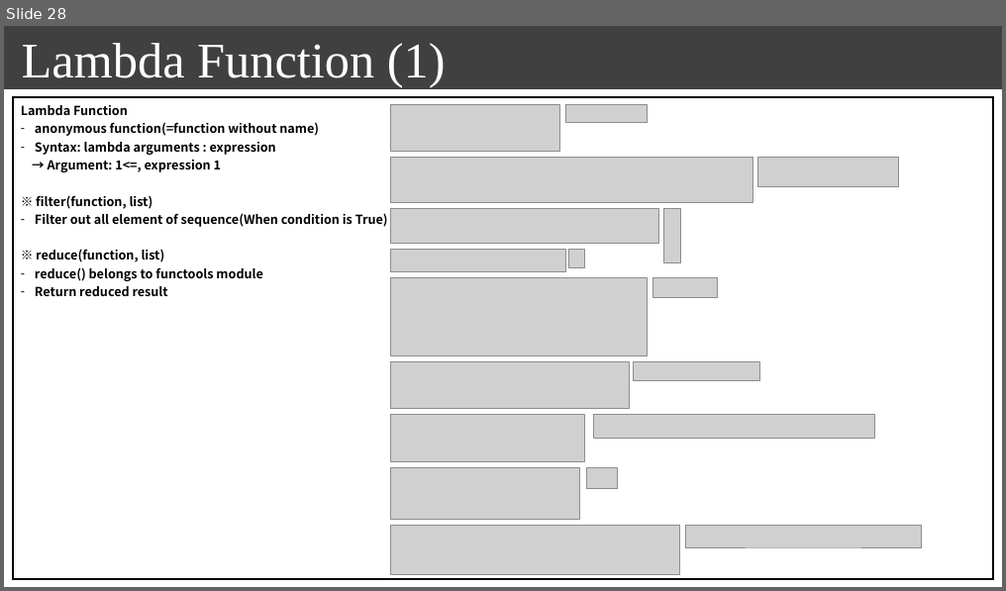
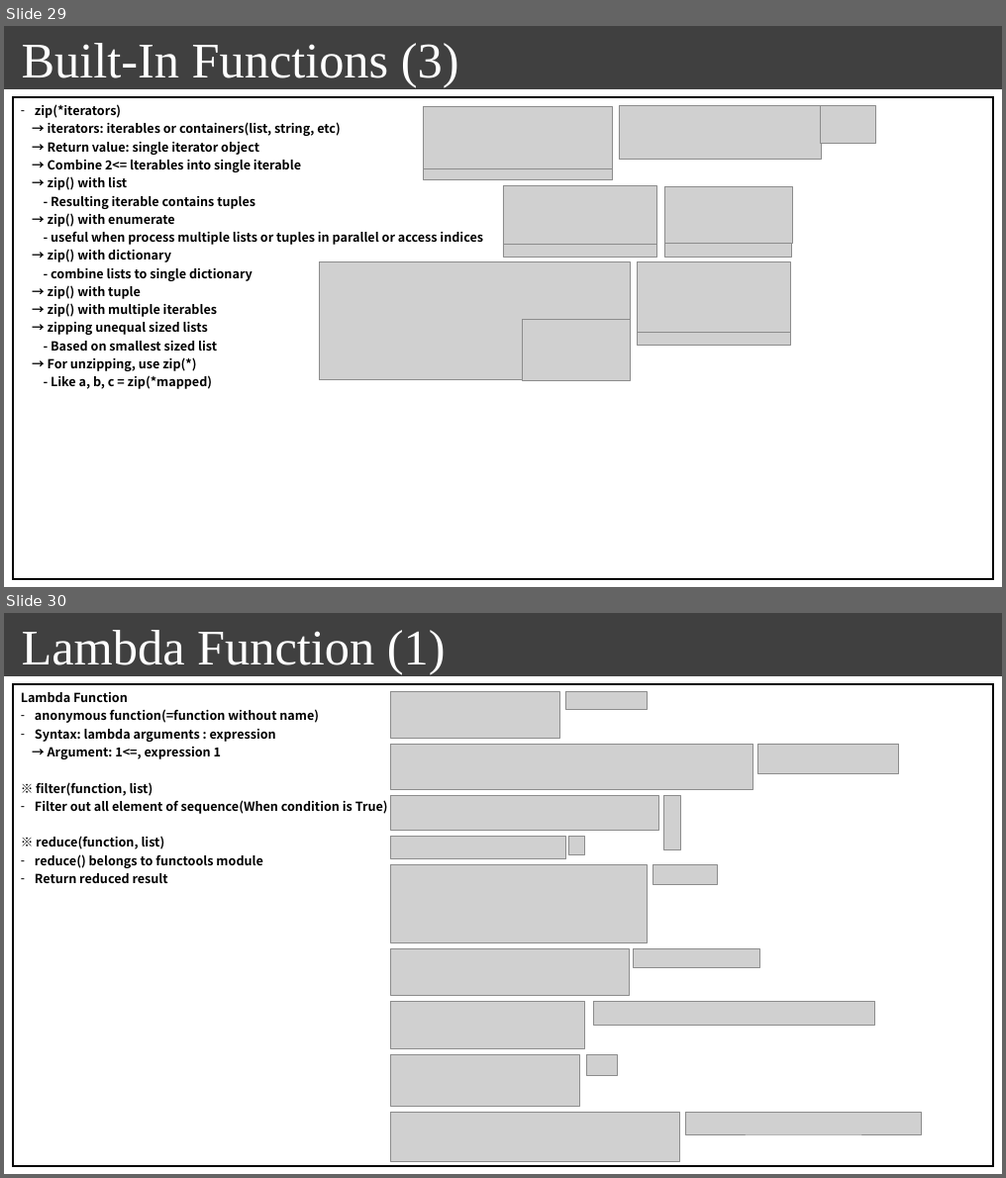
Before and after one commit to seonghokim/Study, a slide deck: Study Material/[ENG] everything in python.pptx. Shown one above the other, each under a label of ours: slide 28 before the commit, slides 29 and 30 after it. The pictures are 1006x591 and 1006x1178 pixels, drawn with LibreOffice and Linux fonts; fonts in the diff are those of the drawing; grey boxes stand for pictures; background and template pictures are left out. Boxes give left, top, right and bottom in pixels: in the first picture for what was removed or moved away, otherwise in the second. Text is boxed around its words. In the diff, an @@ line names an element or a change of style, - is before the commit and + after.

```diff
--- a/Study Material/[ENG] everything in python.pptx
+++ b/Study Material/[ENG] everything in python.pptx
@@ slide 29 added at [4,26,1002,587], background #FFFFFF; not listed: 1 template element that a slide beside it also shows @@
@@ text added at [22,43,459,87], 48 pt, text #FFFFFF @@
+Built-In Functions (3)
@@ table added at [13,98,994,579], 1 rows, 1 columns @@
+zip(*iterators) / → iterators: iterables or containers(list, string, etc) / → Return value: single iterator object / → Combine 2<= lterables into single iterable / → zip() with list / - Resulting iterable contains tuples / → zip() with enumerate / - useful when process multiple lists or tuples in parallel or access indices / → zip() with dictionary / - combine lists to single dictionary / → zip() with tuple / → zip() with multiple iterables / → zipping unequal sized lists / - Based on smallest sized list / → For unzipping, use zip(*) / - Like a, b, c = zip(*mapped)
@@ picture added at [424,106,613,169] @@
@@ picture added at [619,106,821,160] @@
@@ picture added at [821,106,875,144] @@
@@ picture added at [424,169,613,180] @@
@@ picture added at [503,186,656,245] @@
@@ picture added at [664,186,792,243] @@
@@ picture added at [319,263,631,380] @@
@@ picture added at [503,244,656,257] @@
@@ picture added at [638,263,791,333] @@
@@ picture added at [664,243,792,258] @@
@@ picture added at [522,319,631,380] @@
@@ picture added at [638,333,791,345] @@
@@ what was slide 28 is now slide 30 @@
```
Also in this commit, not shown: 3 slides changed, 2 other slides added, 2 other files.
